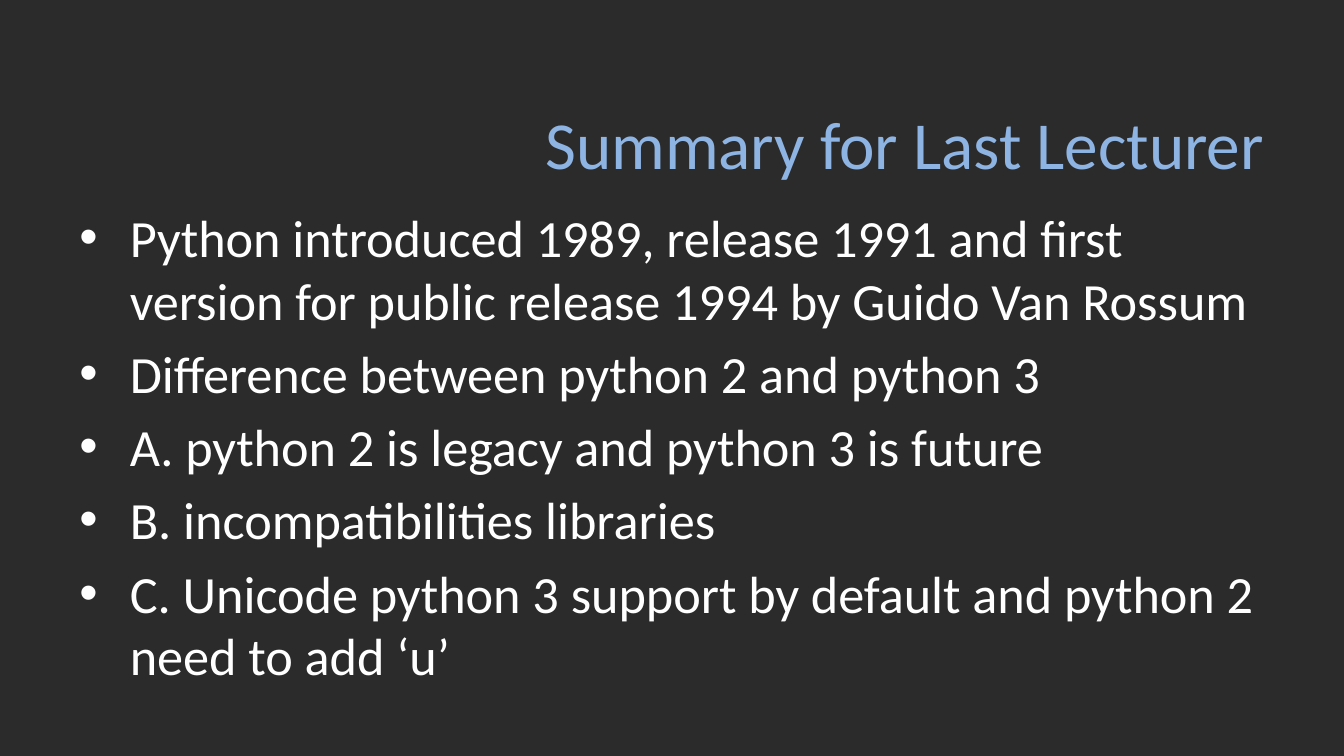
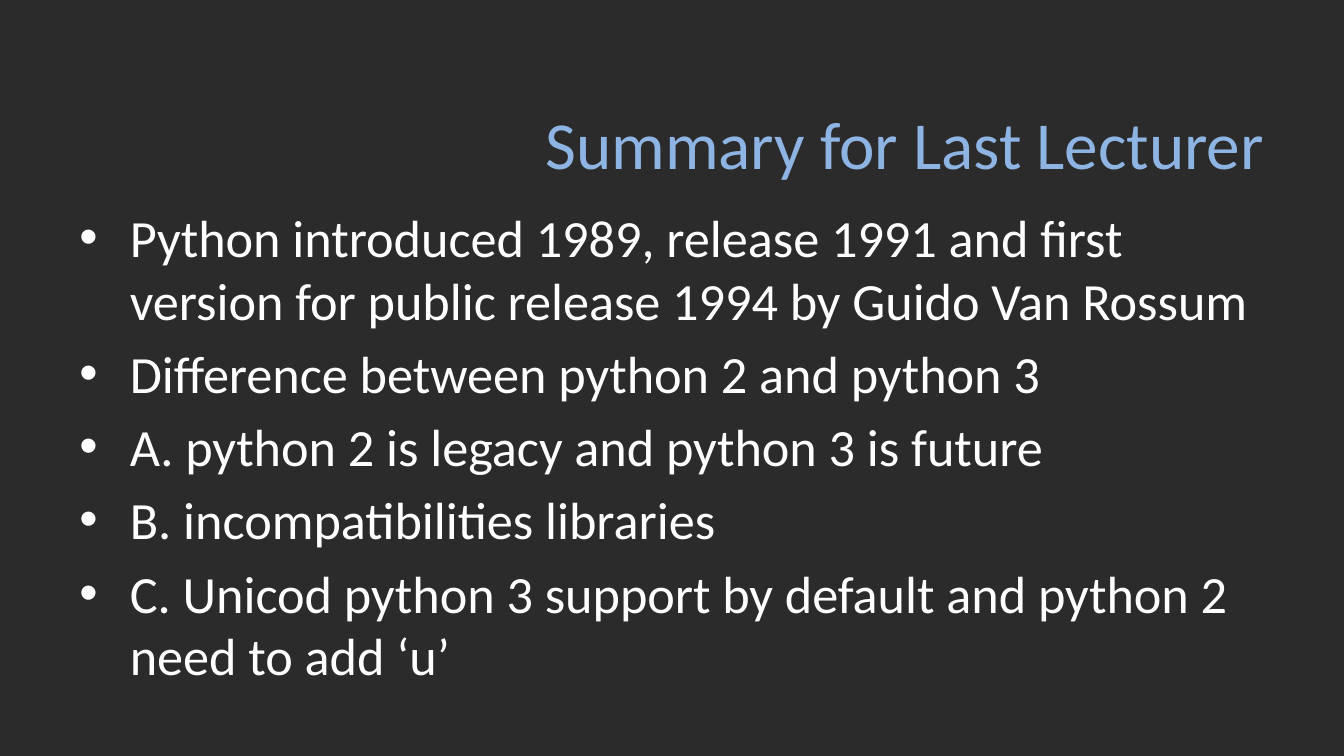
Before and after one commit to zakariahujale/python, a slide deck: slide 18 of unit1part1.pptx. Drawn at 1344x756 pixels with LibreOffice and Linux fonts; fonts in the diff are those of the drawing; background and template pictures are left out; a plain dark background stands for a picture behind light text. Boxes give left, top, right and bottom in pixels: in the first picture for what was removed or moved away, otherwise in the second. Text is boxed around its words. In the diff, an @@ line names an element or a change of style, - is before the commit and + after.

```diff
--- a/unit1part1.pptx
+++ b/unit1part1.pptx
@@ text at (x1=130, y1=576, x2=1227, y2=676): text changed @@
-• C. Unicode python 3 support by default and python 2 need to add ‘u’
+• C. Unicod python 3 support by default and python 2 need to add ‘u’
```
Also in this commit, not shown: 14 other files.
